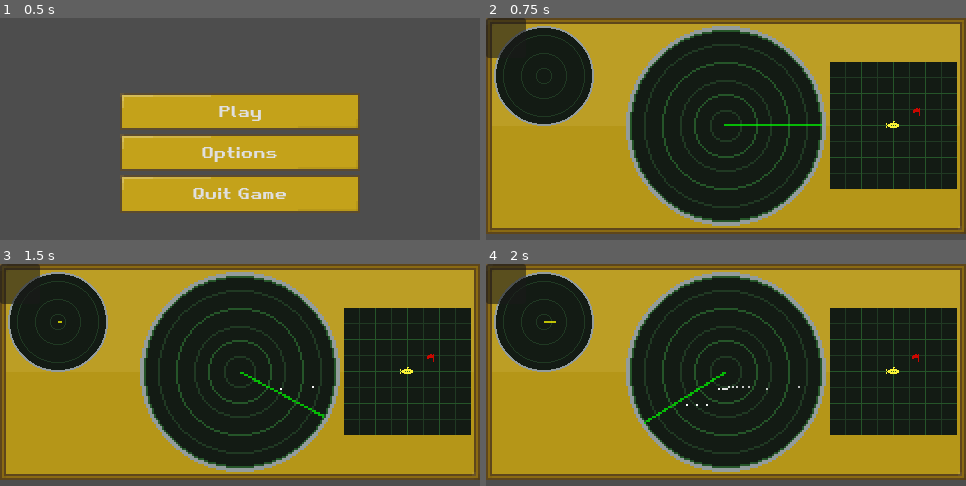
Above: before the commit, frames 1-4 (two rows, left to right).
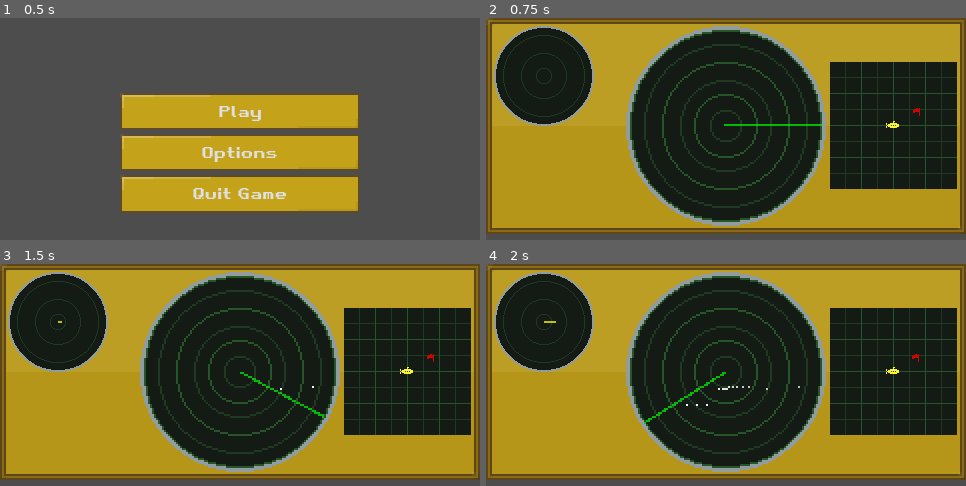
Above: after the commit, the same moments.

Repository: sparkworm/SonarScramble
Game: Godot game, scene res://scenes/main.tscn
The game is run twice, just before and just after one commit, with the same random seed, the same clock (stepped at 60 frames per second) and the same inputs. The engine's default icon, where the game draws it, is replaced by a stand-in: a white triangle on a blue panel in a dark square.
Inputs:
- Up to frame 1 (0.5 s): no input
- Up to frame 2 (0.75 s): click "Play" at 0.5 s
- Up to frame 3 (1.5 s): tap Enter at 1.25 s; hold D (move_right) from 1.28 s (still down); tap Space (scan) at 1.35 s
- Up to frame 4 (2 s): keep holding D (move_right)

Frame 1 is identical in both runs. In frame 2, 1.1% of the frame differs, in the area x 0-9%, y 0-19%; in frame 3, 1.1%; in frame 4, 1.1%.

Commit message:
Removed unnecessary panel

Diff:
--- a/scenes/inherited/level.tscn
+++ b/scenes/inherited/level.tscn
@@ -57,10 +57,6 @@
 player = NodePath("../../../../PlayerSubmarine")
 destination = NodePath("../../../../WinZone")
 
-[node name="Speedometer" type="PanelContainer" parent="CanvasLayer"]
-offset_right = 40.0
-offset_bottom = 40.0
-
 [node name="WinZone" type="Area2D" parent="."]
 visible = false
 collision_layer = 16
